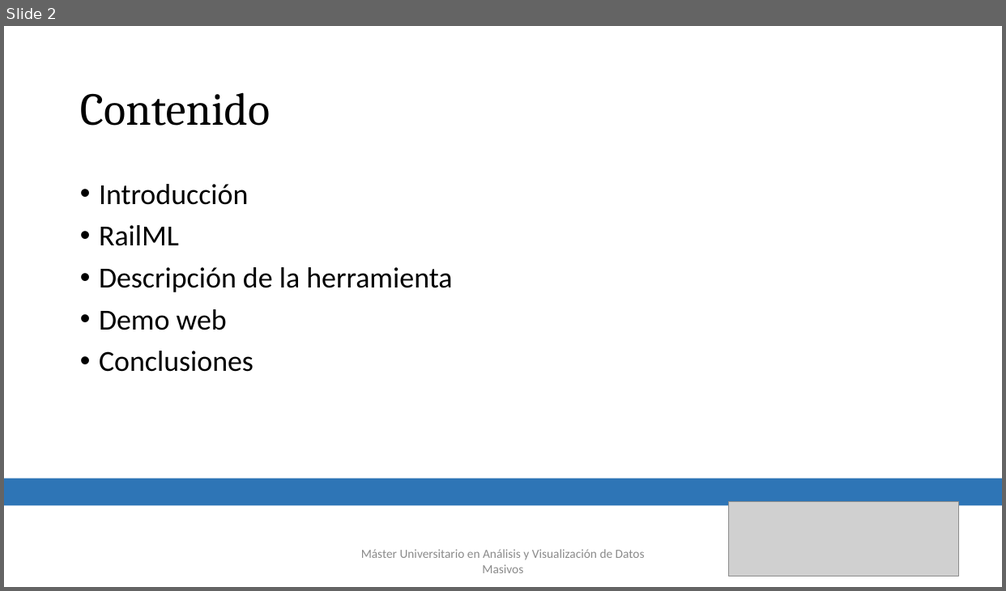
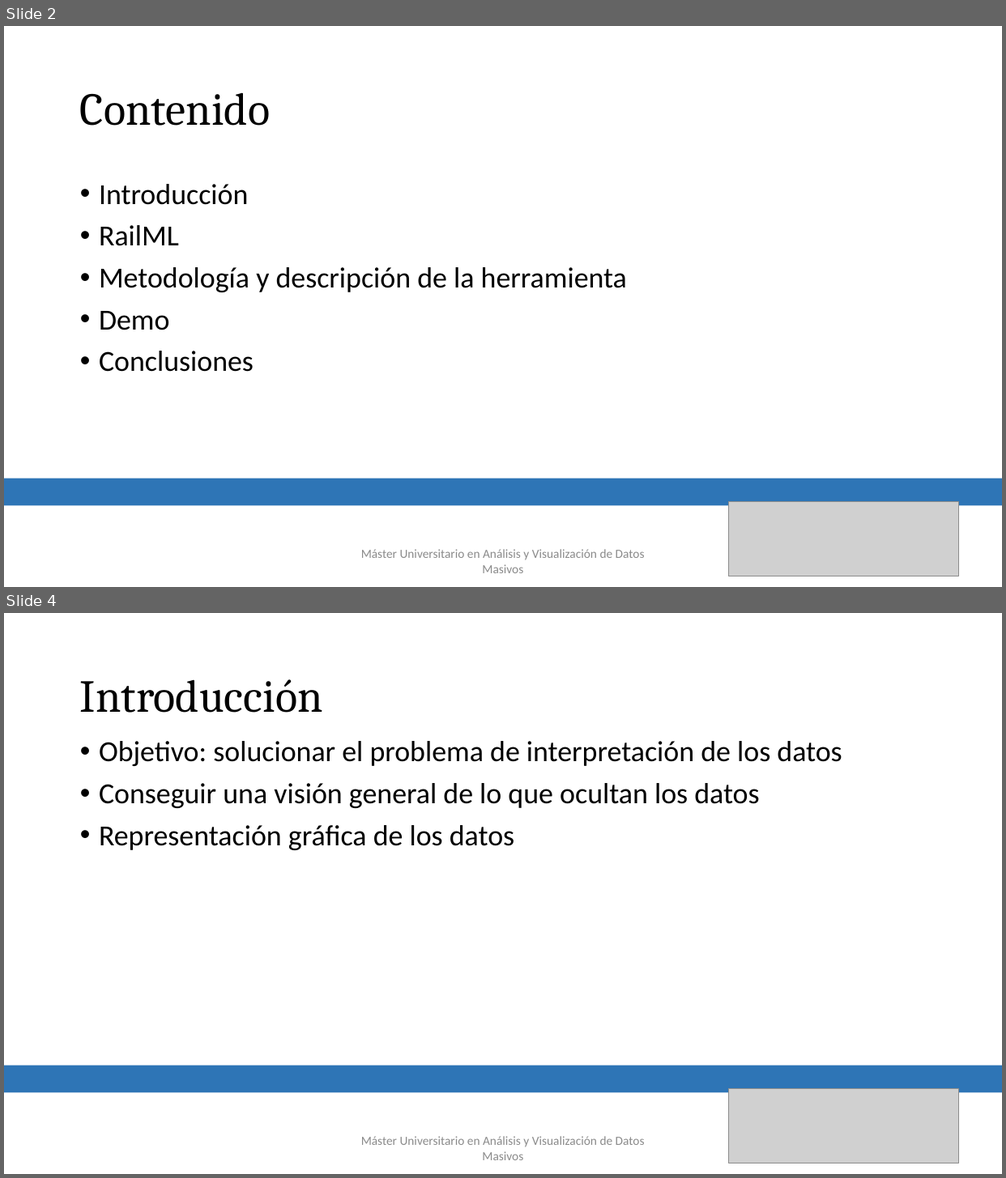
Before and after one commit to adriSM07/railMLdashboard, a slide deck: RailML_Dashboard.pptx. Shown one above the other, each under a label of ours: slide 2 before the commit, slides 2 and 4 after it; the slides between them are not shown. The pictures are 1006x591 and 1006x1178 pixels, drawn with LibreOffice and Linux fonts; fonts in the diff are those of the drawing; grey boxes stand for pictures. Boxes give left, top, right and bottom in pixels: in the first picture for what was removed or moved away, otherwise in the second. Text is boxed around its words. In the diff, an @@ line names an element or a change of style, - is before the commit and + after.

```diff
--- a/RailML_Dashboard.pptx
+++ b/RailML_Dashboard.pptx
@@ slide 4 added at <box>4,613,1002,1174</box>, background #FFFFFF @@
@@ text added at <box>80,679,323,713</box>, 44 pt, text #000000 @@
+Introducción
@@ text added at <box>99,741,842,850</box>, 28 pt, text #000000 @@
+• Objetivo: solucionar el problema de interpretación de los datos
+• Conseguir una visión general de lo que ocultan los datos
+• Representación gráfica de los datos
@@ rectangle added at <box>4,1066,1002,1093</box>, fill #2E75B6 @@
@@ picture added at <box>730,1089,959,1163</box> @@
@@ text added at <box>361,1136,645,1161</box>, 12 pt, text #8C8C8C @@
+Máster Universitario en Análisis y Visualización de Datos Masivos
@@ slide 2 changed as well @@
@@ text at <box>99,267,627,331</box>: text changed @@
-• Descripción de la herramienta
-• Demo web
+• Metodología y descripción de la herramienta
+• Demo
```
Also in this commit, not shown: 2 other slides changed, 5 other slides added.
